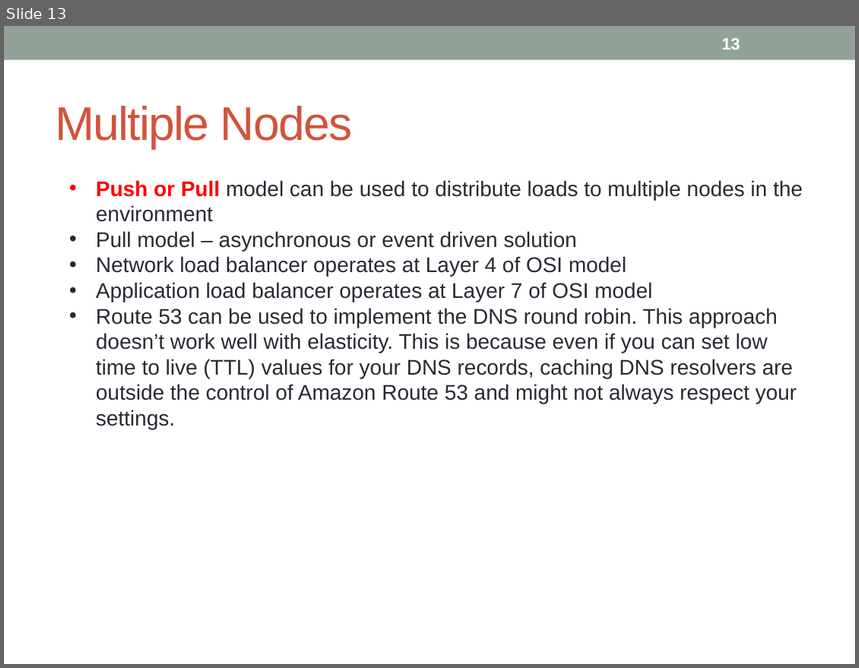
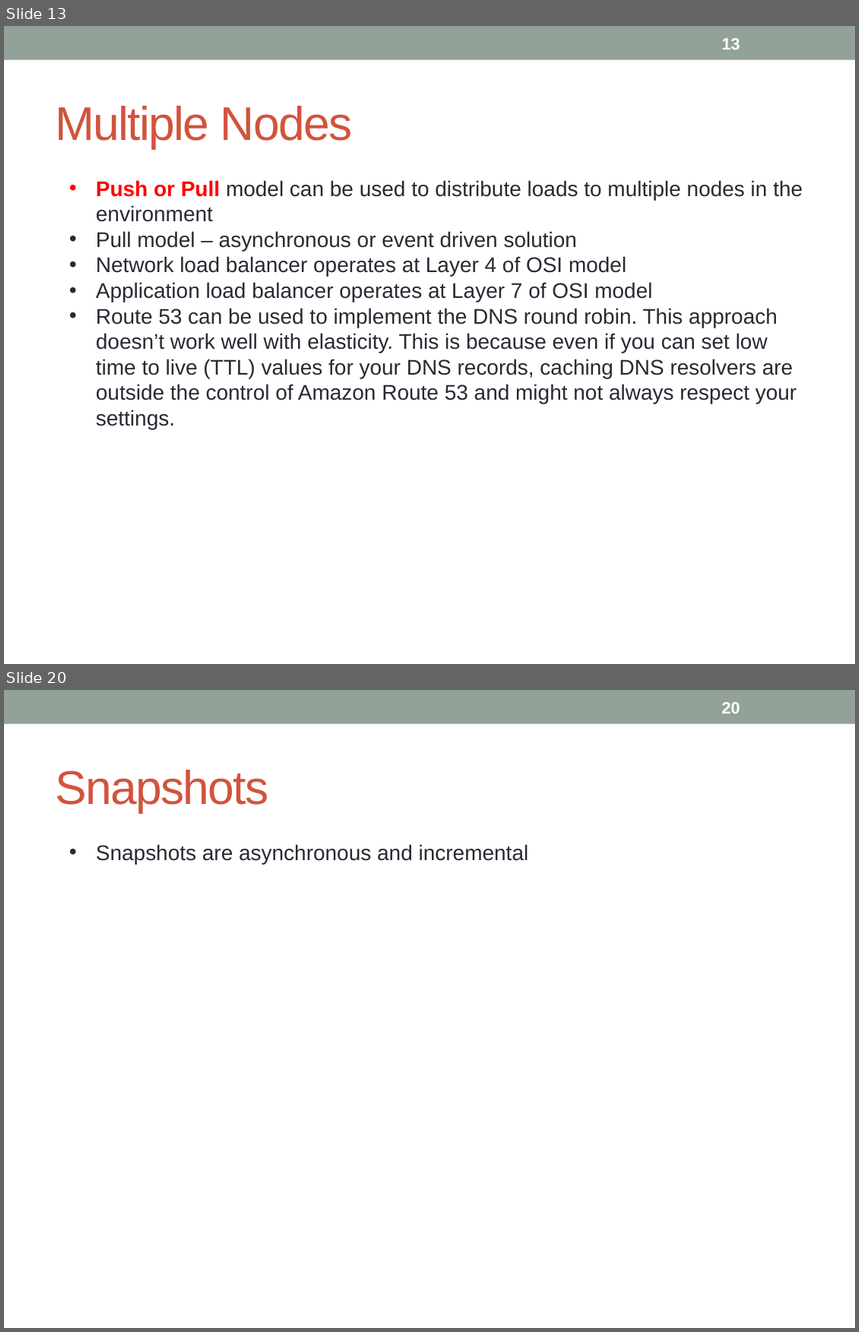
Before and after one commit to notionquest/ProjectDocumentation, a slide deck: AWS_Sysops.pptx. Shown one above the other, each under a label of ours: slide 13 before the commit, slides 13 and 20 after it; the slides between them are not shown. The pictures are 859x668 and 859x1332 pixels, drawn with LibreOffice and Linux fonts; fonts in the diff are those of the drawing. Boxes give left, top, right and bottom in pixels: in the first picture for what was removed or moved away, otherwise in the second. Text is boxed around its words. In the diff, an @@ line names an element or a change of style, - is before the commit and + after.

```diff
--- a/AWS_Sysops.pptx
+++ b/AWS_Sysops.pptx
@@ slide 20 added at (x1=4, y1=690, x2=855, y2=1328), background #FFFFFF; not listed: 1 template element that a slide beside it also shows @@
@@ page number added at (x1=722, y1=702, x2=740, y2=714), 14 pt, text #FFFFFF, bold @@
+20
@@ title added at (x1=55, y1=770, x2=268, y2=813), 40 pt, text #D2533C @@
+Snapshots
@@ text added at (x1=96, y1=844, x2=529, y2=864), 18 pt, text #292934 @@
+• Snapshots are asynchronous and incremental
```
Also in this commit, not shown: 4 slides changed, 9 other slides added.
